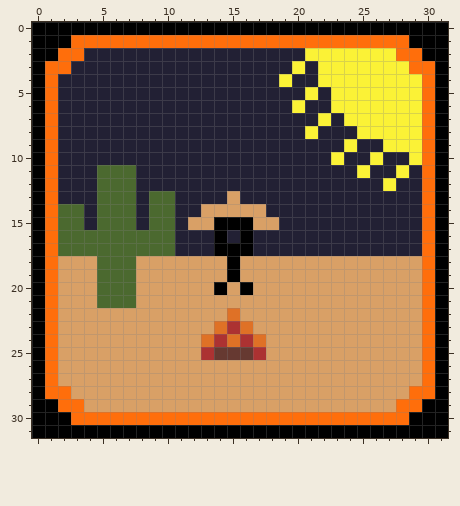
Edited in one commit: pixel-art file (src/sprite sheets/skillTree/SkillTreeIcons/fire skills/fireresistance icon.aseprite). The picture above is the old version.
32x32 pixels, 1 frame.
The same view after the edit:
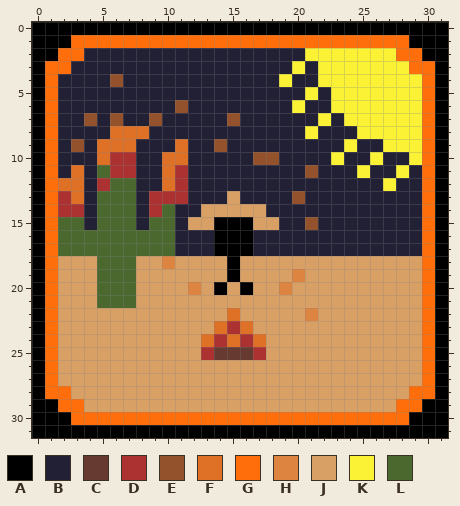
Palette (. is transparent): A #000000  B #222034  C #663931  D #ac3232  E #93512c  F #df7126  G #ff6e0b  H #dd8440  J #d9a066  K #fbf236  L #4b692f
Log entry: Skill tree icons water/fire Water/fire icons are done
Difference:
{"where": "layers \"Effects\", \"Desert\""}
{"y":4,"x":6,"old":"B","new":"E"}
{"y":6,"x":11,"old":"B","new":"E"}
{"y":7,"x":4,"old":"B","new":"E"}
{"y":7,"x":6,"old":"B","new":"E"}
{"y":7,"x":9,"old":"B","new":"E"}
{"y":7,"x":15,"old":"B","new":"E"}
{"y":8,"x":6,"old":"BBB","new":"FFF"}
{"y":9,"x":3,"old":"B","new":"E"}
{"y":9,"x":5,"old":"BBB","new":"FFF"}
{"y":9,"x":11,"old":"B","new":"F"}
{"y":9,"x":14,"old":"B","new":"E"}
{"y":10,"x":5,"old":"BBB","new":"FDD"}
{"y":10,"x":10,"old":"BB","new":"FF"}
{"y":10,"x":17,"old":"BB","new":"EE"}
{"y":11,"x":3,"old":"B","new":"F"}
{"y":11,"x":6,"old":"LL","new":"DD"}
{"y":11,"x":10,"old":"BB","new":"FD"}
{"y":11,"x":21,"old":"B","new":"E"}
{"y":12,"x":2,"old":"BB","new":"FF"}
{"y":12,"x":5,"old":"L","new":"D"}
{"y":12,"x":10,"old":"BB","new":"FD"}
{"y":13,"x":2,"old":"BB","new":"DF"}
{"y":13,"x":9,"old":"LLB","new":"DDD"}
{"y":13,"x":20,"old":"B","new":"E"}
{"y":14,"x":2,"old":"LL","new":"DD"}
{"y":14,"x":9,"old":"L","new":"D"}
{"y":15,"x":21,"old":"B","new":"E"}
{"y":16,"x":15,"old":"B","new":"A"}
{"y":18,"x":10,"old":"J","new":"H"}
{"y":19,"x":20,"old":"J","new":"H"}
{"y":20,"x":12,"old":"J","new":"H"}
{"y":20,"x":19,"old":"J","new":"H"}
{"y":22,"x":21,"old":"J","new":"H"}
{"label":"changed","picture_box":[58,74,318,321]}
